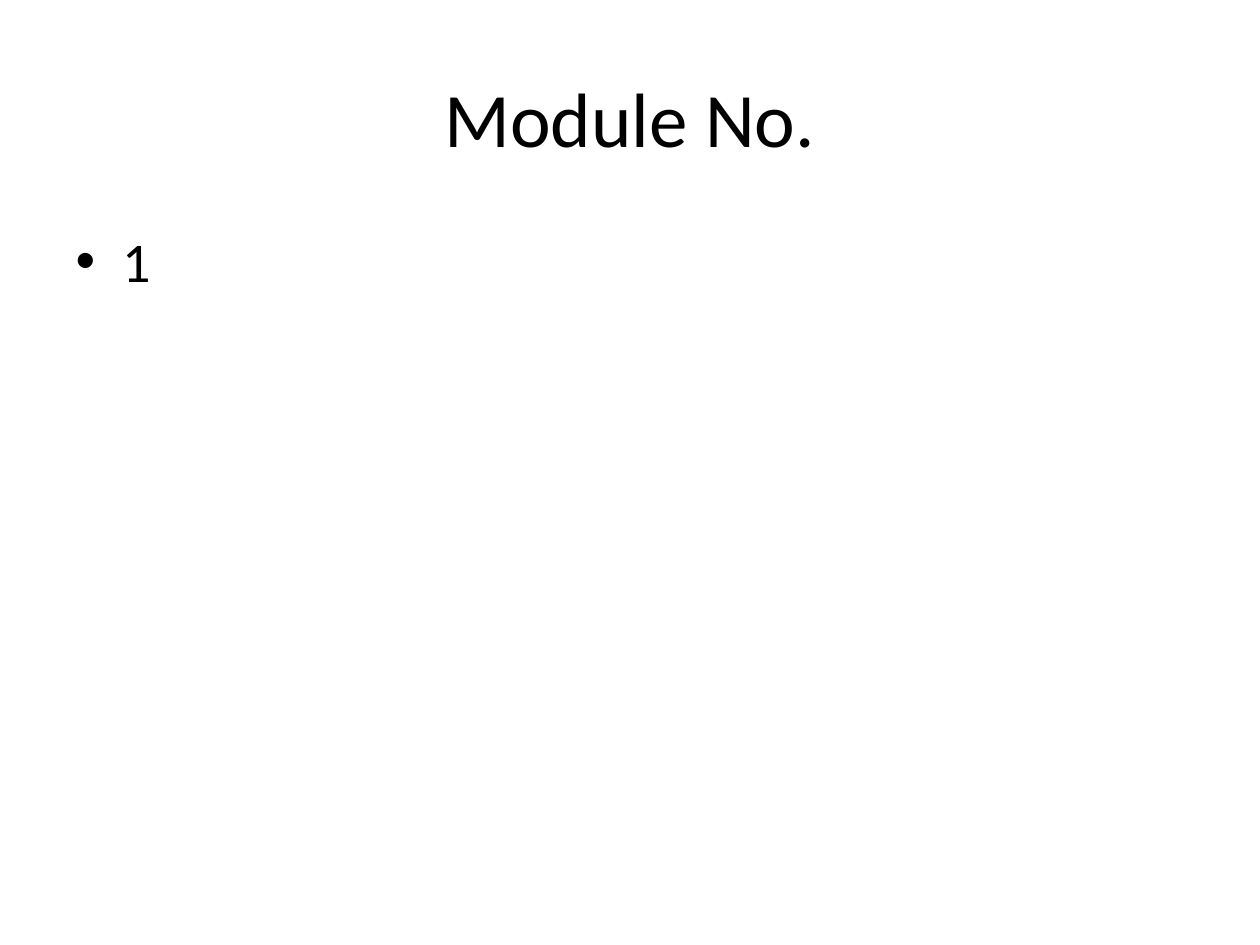
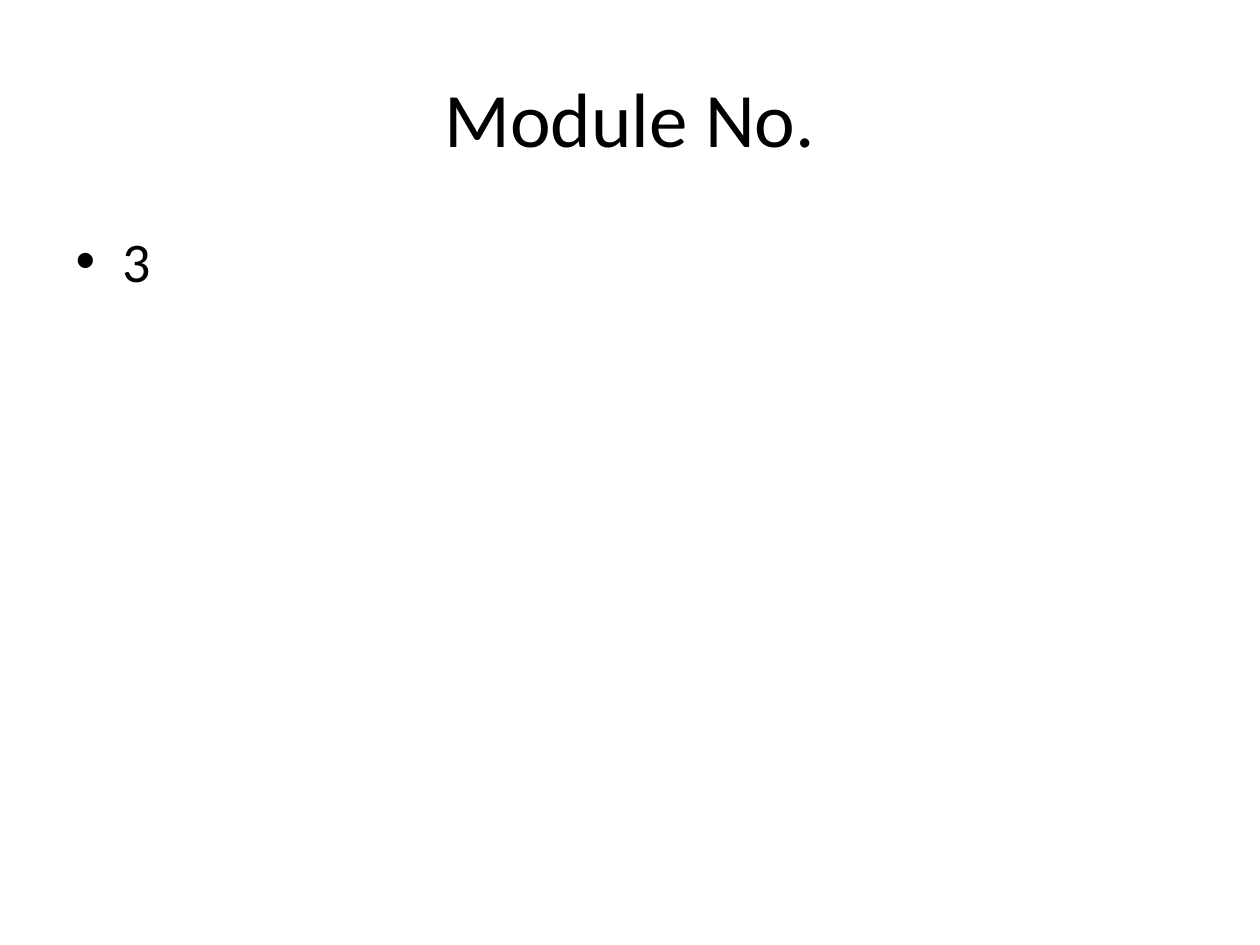
Before and after one commit to ReiJ0J0/PresentFlow_UI, a slide deck: slide 3 of generated/generated_presentation.pptx. Drawn at 1260x945 pixels with LibreOffice and Linux fonts; fonts in the diff are those of the drawing. Boxes give left, top, right and bottom in pixels: in the first picture for what was removed or moved away, otherwise in the second. Text is boxed around its words. In the diff, an @@ line names an element or a change of style, - is before the commit and + after.

```diff
--- a/generated/generated_presentation.pptx
+++ b/generated/generated_presentation.pptx
@@ text at bbox=[123, 245, 151, 283]: text changed @@
-• 1
+• 3
```
Also in this commit, not shown: 11 other slides changed, 39 slides added, 38 slides removed, 4 other files.
